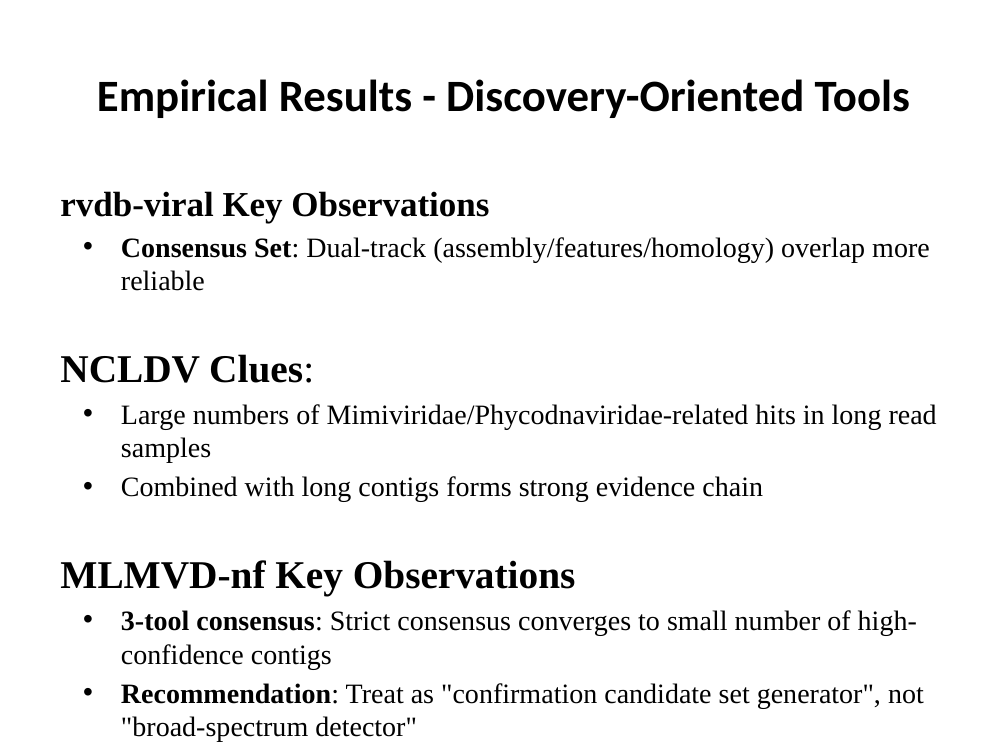
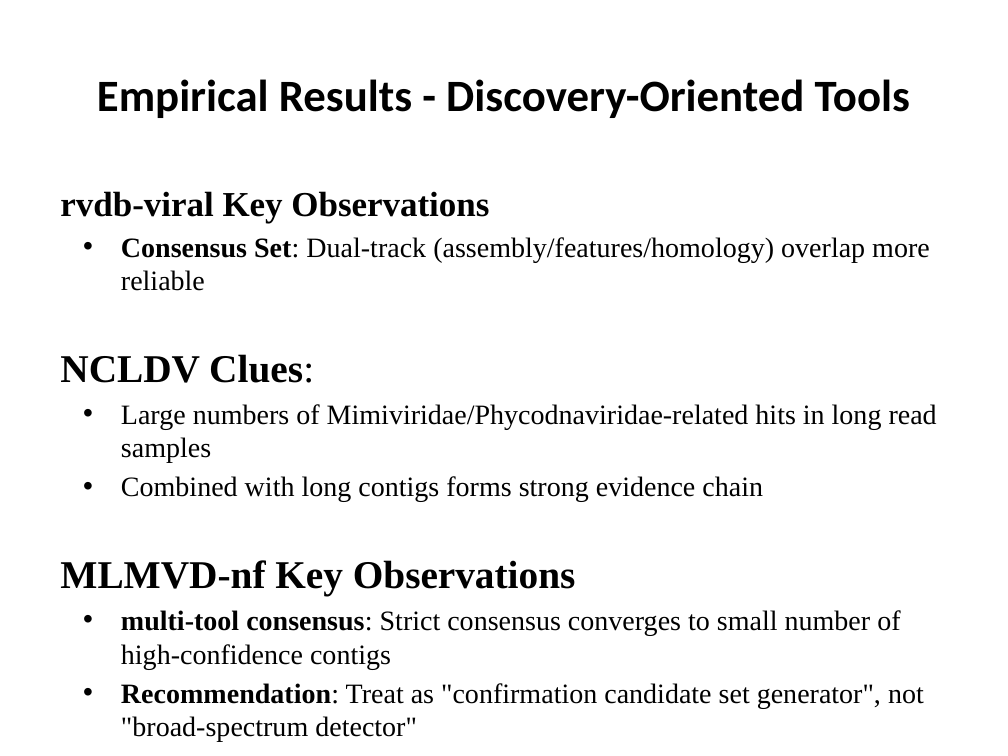
Before and after one commit to pengsihua2023/Metagenomic-Viral-Detection-Tool-Assessment, a slide deck: slide 18 of Wastewater Metagenomic Viral Detection Tool Assessment-1218.pptx. Drawn at 1008x756 pixels with LibreOffice and Linux fonts; fonts in the diff are those of the drawing. Boxes give left, top, right and bottom in pixels: in the first picture for what was removed or moved away, otherwise in the second. Text is boxed around its words. In the diff, an @@ line names an element or a change of style, - is before the commit and + after.

```diff
--- a/Wastewater Metagenomic Viral Detection Tool Assessment-1218.pptx
+++ b/Wastewater Metagenomic Viral Detection Tool Assessment-1218.pptx
@@ text at (x1=121, y1=610, x2=900, y2=669): text changed @@
-• 3-tool consensus: Strict consensus converges to small number of high-confidence contigs
+• multi-tool consensus: Strict consensus converges to small number of high-confidence contigs
```
Also in this commit, not shown: 5 other slides changed.
